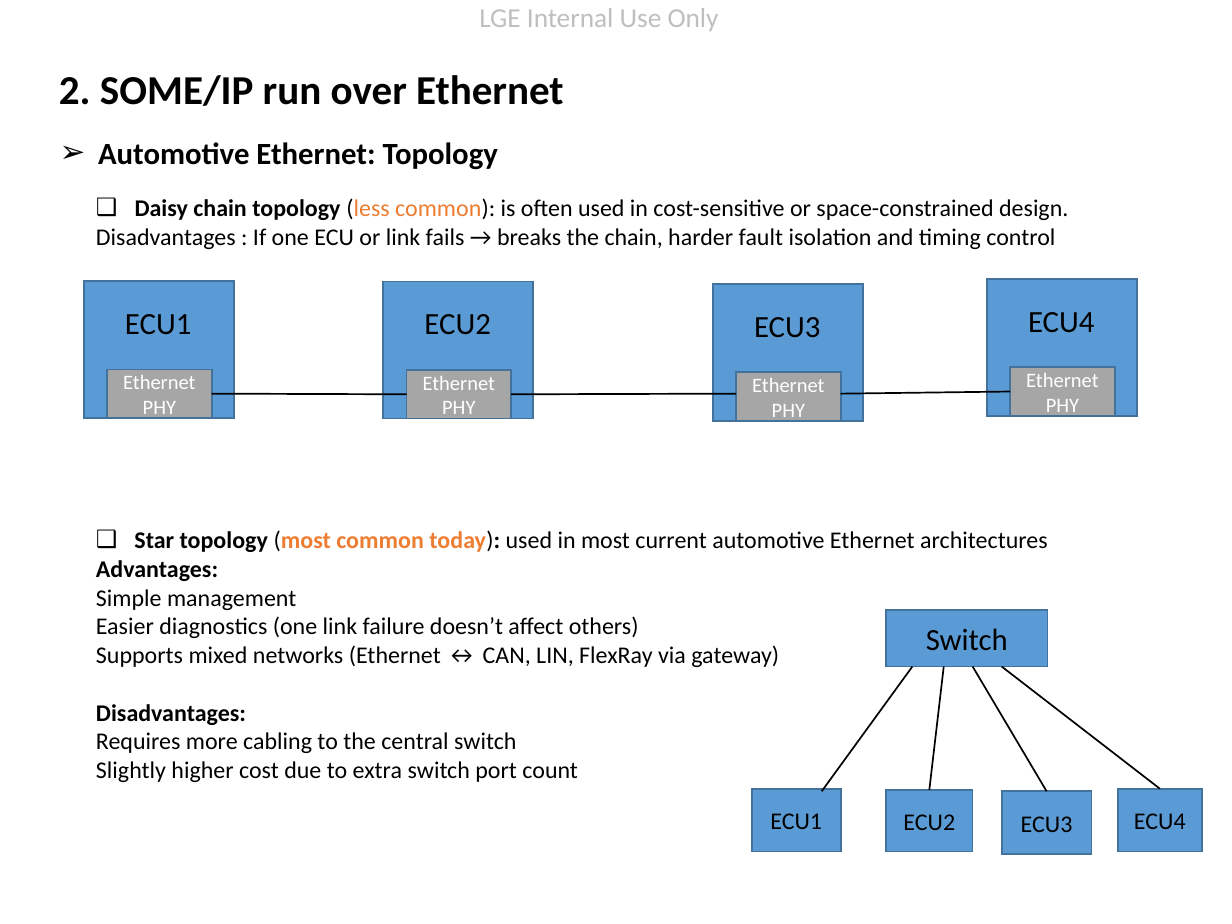
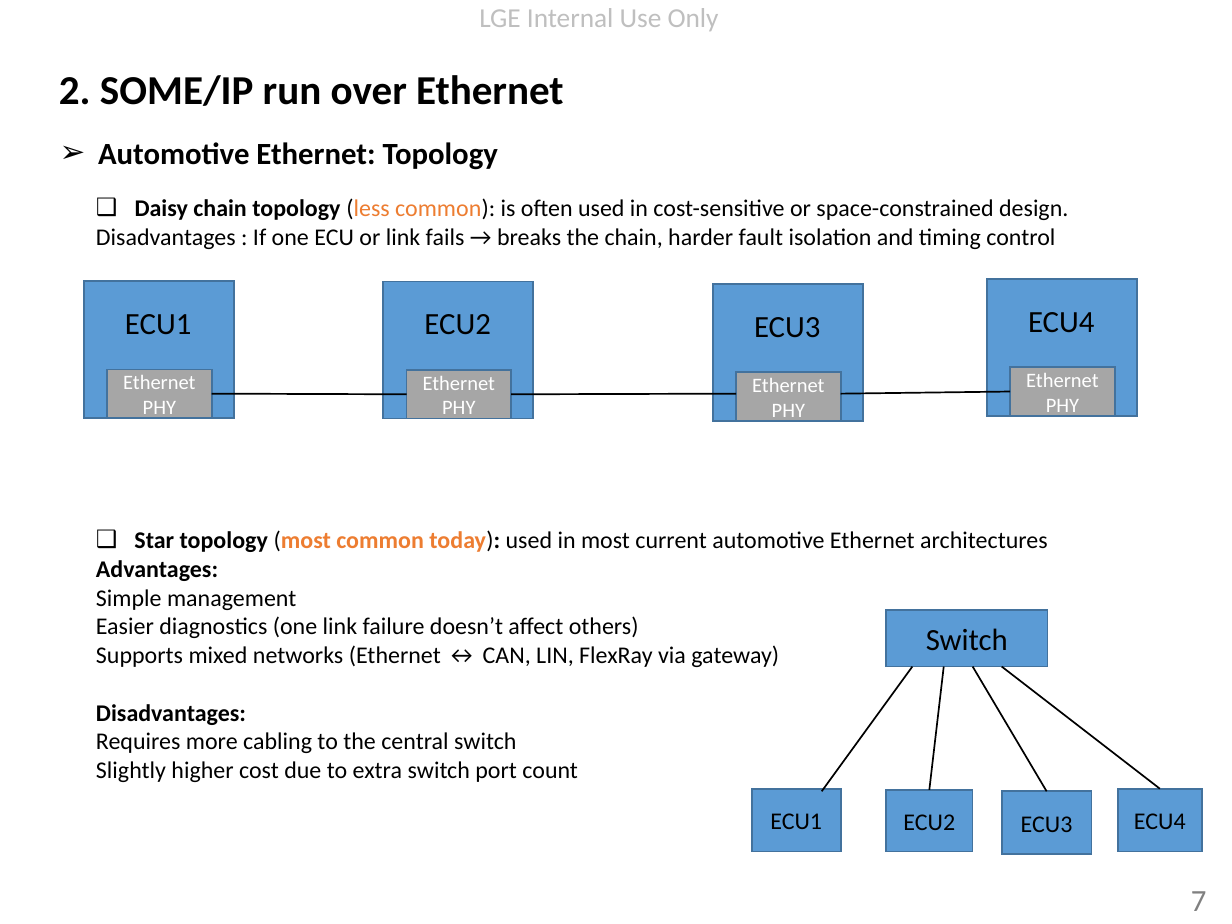
Before and after one commit to minhthedt/vsomeip-example, a slide deck: slide 7 of doc/Vsomeip knowledge.pptx. Drawn at 1232x924 pixels with LibreOffice and Linux fonts; fonts in the diff are those of the drawing; background and template pictures are left out. Boxes give left, top, right and bottom in pixels: in the first picture for what was removed or moved away, otherwise in the second. Text is boxed around its words. In the diff, an @@ line names an element or a change of style, - is before the commit and + after.

```diff
--- a/doc/Vsomeip knowledge.pptx
+++ b/doc/Vsomeip knowledge.pptx
@@ page number added at (x1=1191, y1=891, x2=1207, y2=911), 18 pt, text #808080 @@
+7
```
Also in this commit, not shown: 12 other slides changed, 3 slides added, 6 other files.
